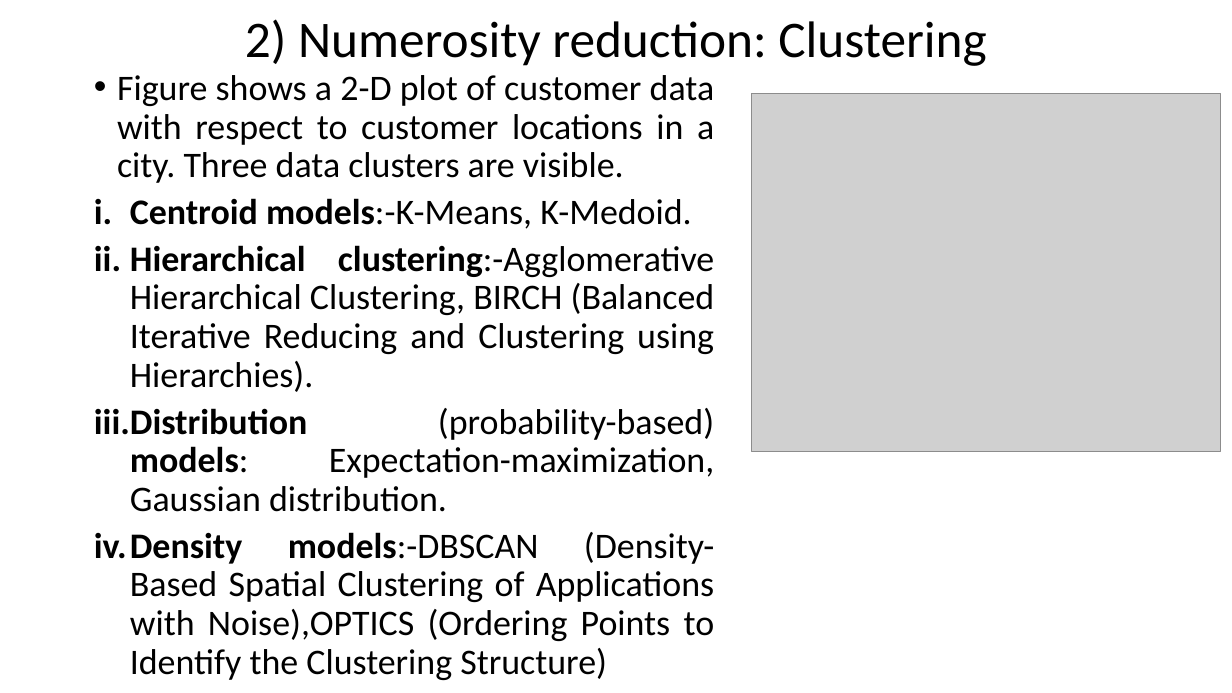
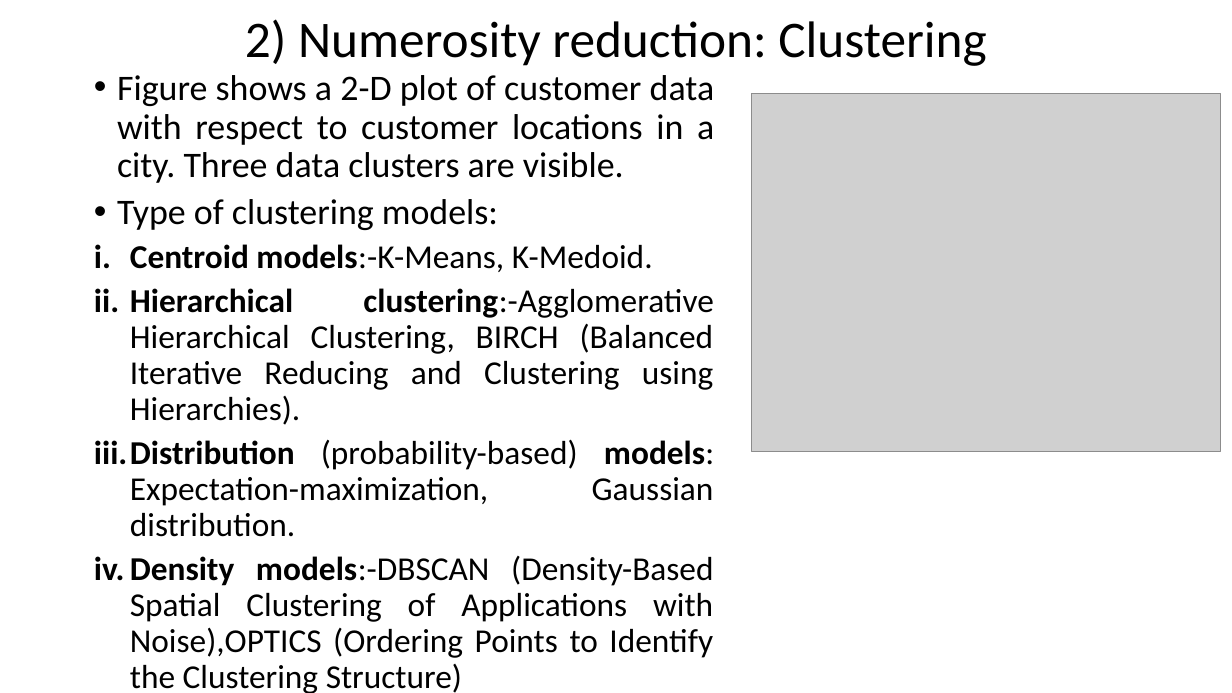
Before and after one commit to Gaurav-88074/MCA, a slide deck: slide 78 of SEM1/DATA MINING/3. Data Preprocessing (1).pptx. Drawn at 1232x693 pixels with LibreOffice and Linux fonts; fonts in the diff are those of the drawing; grey boxes stand for pictures. Boxes give left, top, right and bottom in pixels: in the first picture for what was removed or moved away, otherwise in the second. Text is boxed around its words. In the diff, an @@ line names an element or a change of style, - is before the commit and + after.

```diff
--- a/SEM1/DATA MINING/3. Data Preprocessing (1).pptx
+++ b/SEM1/DATA MINING/3. Data Preprocessing (1).pptx
@@ text at bbox=[117, 199, 498, 230]: paragraph added @@
+  • Type of clustering models:
@@ text at bbox=[94, 244, 714, 658]: size 28 to 26 pt in "Centroid models:-K-Means, K-Medoid.", "Hierarchical clustering:-Agglomerative Hierarchical Clusteri ...", "Distribution (probability-based) models: Expectation-maximiz ...", "Density models:-DBSCAN (Density-Based Spatial Clustering of  ..." @@
```
Also in this commit, not shown: 19 other slides changed, 1 slide added, 1 slide removed, 18 other files.
